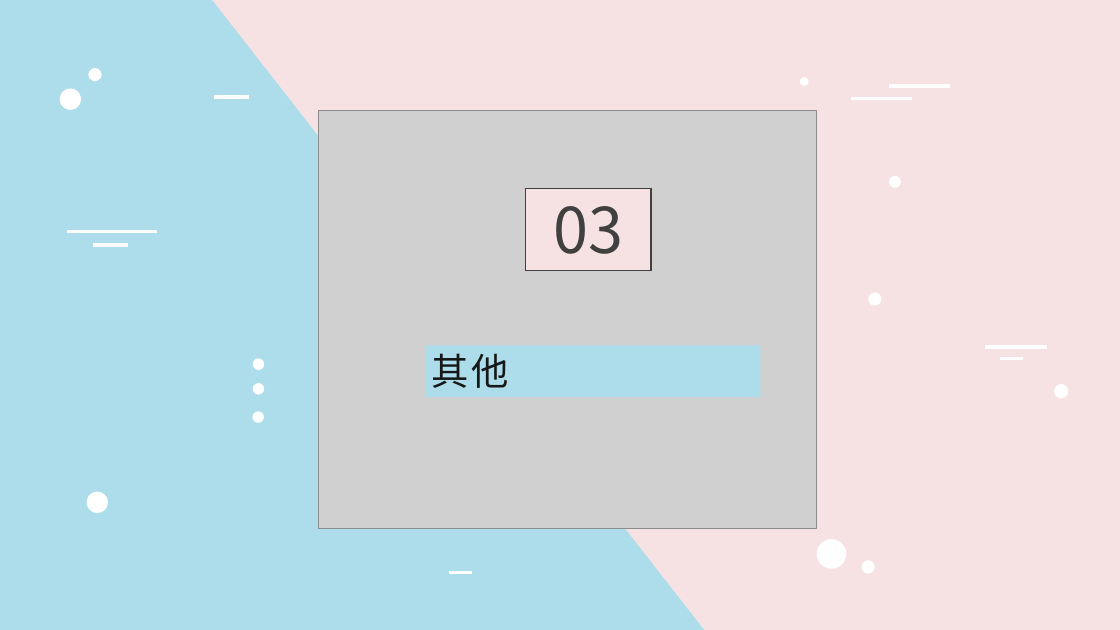
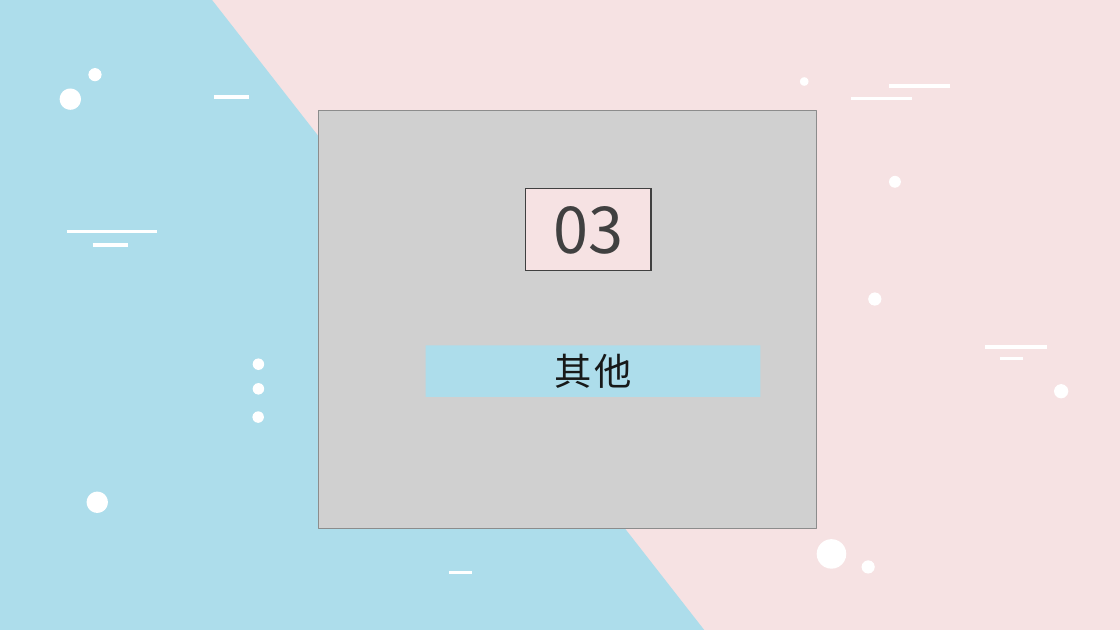
Before and after one commit to lenovo-wu/G016ZUCC-SRA2022, a slide deck: slide 26 of 翻转课堂4.pptx. Drawn at 1120x630 pixels with LibreOffice and Linux fonts; fonts in the diff are those of the drawing; grey boxes stand for pictures. Boxes give left, top, right and bottom in pixels: in the first picture for what was removed or moved away, otherwise in the second. Text is boxed around its words. In the diff, an @@ line names an element or a change of style, - is before the commit and + after.

```diff
--- a/翻转课堂4.pptx
+++ b/翻转课堂4.pptx
@@ rectangle "其他" at [426,345,760,397]: alignment justified to centre @@
```
Also in this commit, not shown: 4 other slides changed.
